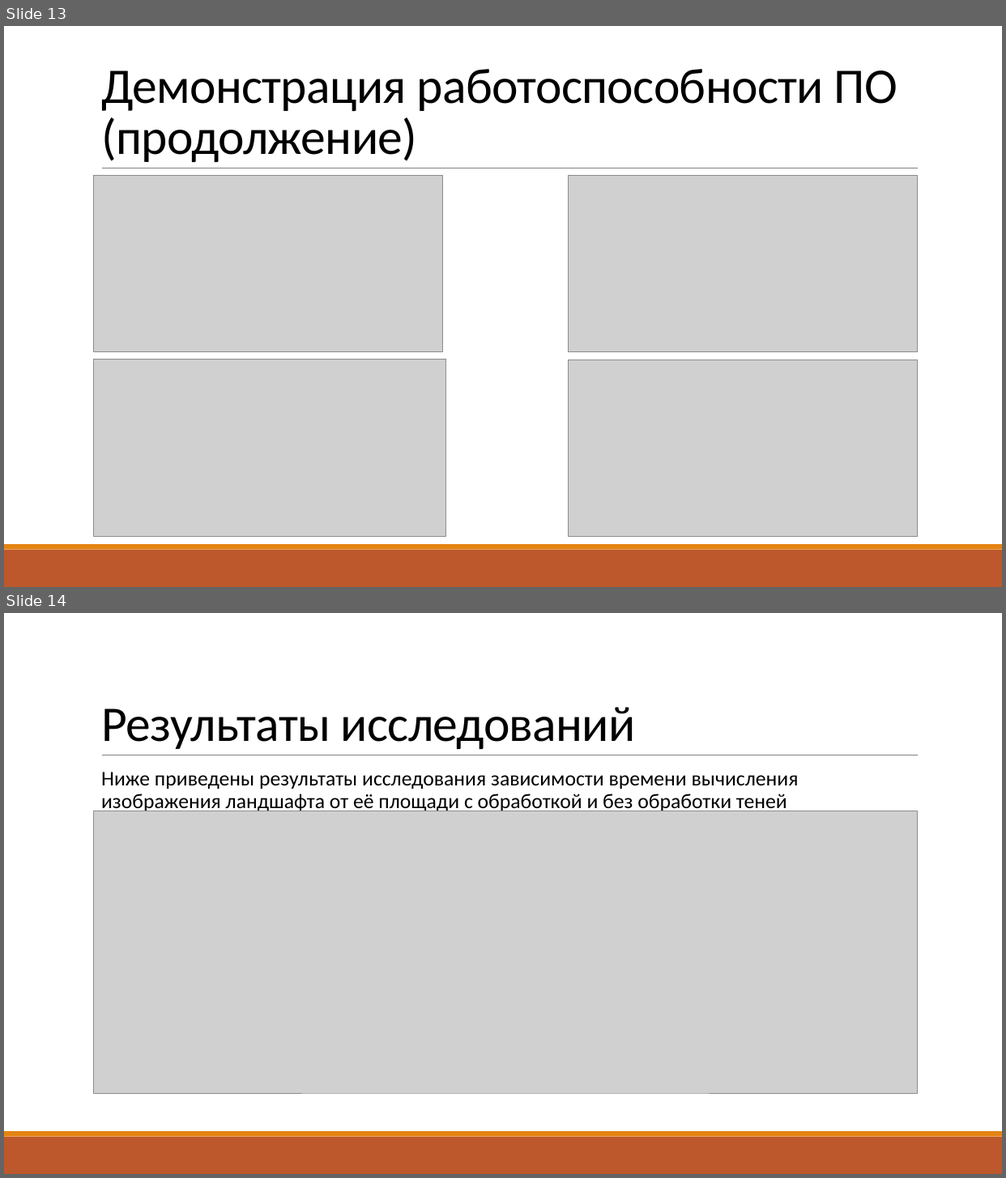
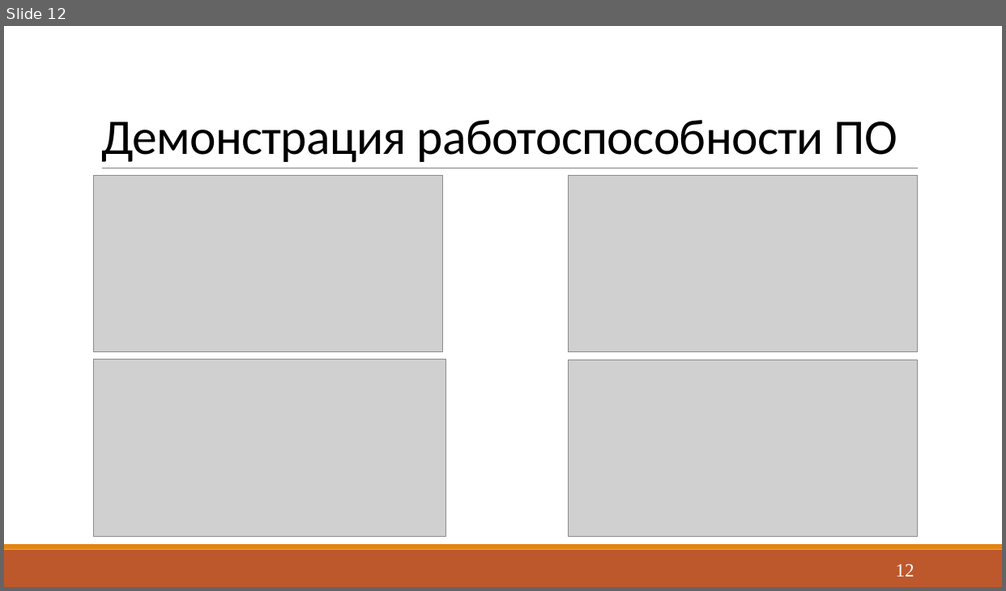
Before and after one commit to Yokud/CGCourseWork, a slide deck: docs/rpz/Presentation.pptx. Shown one above the other, each under a label of ours: slides 13 and 14 before the commit, slide 12 after it. The pictures are 1006x1178 and 1006x591 pixels, drawn with LibreOffice and Linux fonts; fonts in the diff are those of the drawing; grey boxes stand for pictures. Boxes give left, top, right and bottom in pixels: in the first picture for what was removed or moved away, otherwise in the second. Text is boxed around its words. In the diff, an @@ line names an element or a change of style, - is before the commit and + after.

```diff
--- a/docs/rpz/Presentation.pptx
+++ b/docs/rpz/Presentation.pptx
@@ slide 14 removed at (x1=4, y1=613, x2=1002, y2=1174), background #FFFFFF; not listed: 3 template elements that a slide beside it also shows @@
@@ title removed at (x1=101, y1=707, x2=636, y2=749) @@
-Результаты исследований
@@ text removed at (x1=101, y1=772, x2=799, y2=813) @@
-  Ниже приведены результаты исследования зависимости времени вычисления изображения ландшафта от её площади с обработкой и без обработки теней
@@ picture removed at (x1=94, y1=811, x2=918, y2=1093) @@
@@ what was slide 13 is now slide 12 @@
@@ slide 12 changed as well @@
@@ title at (x1=101, y1=120, x2=897, y2=162): text changed @@
-Демонстрация работоспособности ПО (продолжение)
+Демонстрация работоспособности ПО
@@ page number added at (x1=896, y1=564, x2=914, y2=577), 18 pt, text #FFFFFF @@
+12
```
Also in this commit, not shown: 8 other slides changed, 6 slides added, 5 other slides removed, 4 other files.
